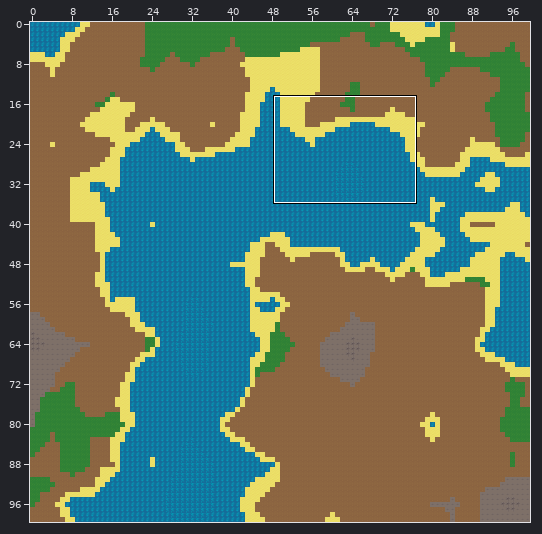
Tiled map -- Graphics/Tileset/map.tmx. The first picture is a wide view before the edit; the outline marks the close-up.
Close-up. Before:
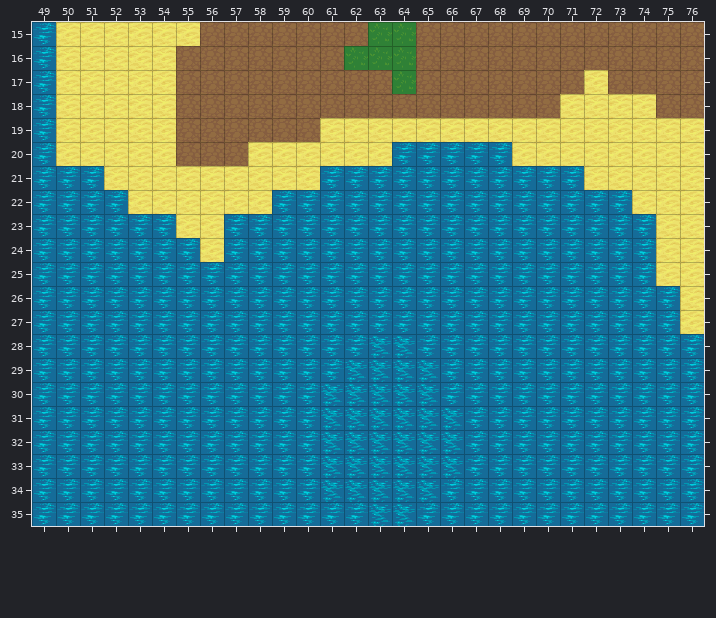
Cells are 32x32 px. Shown: x 49..76, y 15..35. The commit also changed other parts of the map, which this record leaves out.
After the commit:
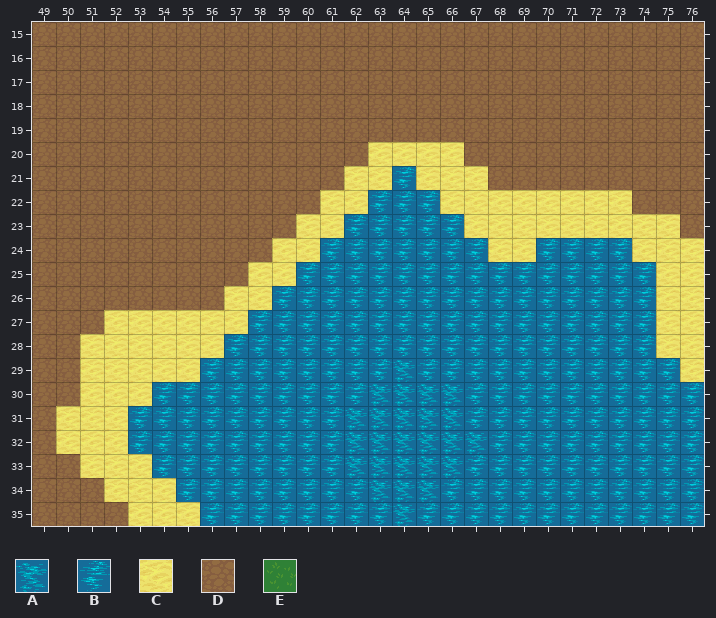
Key: from "map": A 0, B 1, C 2, D 3, E 4.
_ is an empty cell.
From old to new:
Layer "Tile Layer 1":
y 15: x 49..55 BCCCCCC -> DDDDDDD; x 63..64 EE -> DD
y 16: x 49..54 BCCCCC -> DDDDDD; x 62..64 EEE -> DDD
y 17: x 49..54 BCCCCC -> DDDDDD; x 64 E -> D; x 72 C -> D
y 18: x 49..54 BCCCCC -> DDDDDD; x 71..74 CCCC -> DDDD
y 19: x 49..54 BCCCCC -> DDDDDD; x 61..76 CCCCCCCCCCCCCCCC -> DDDDDDDDDDDDDDDD
y 20: x 49..54 BCCCCC -> DDDDDD; x 58..62 CCCCC -> DDDDD; x 64..76 BBBBBCCCCCCCC -> CCCDDDDDDDDDD
y 21: x 49..63 BBBCCCCCCCCCBBB -> DDDDDDDDDDDDDCC; x 65..76 BBBBBBBCCCCC -> CCCDDDDDDDDD
y 22: x 49..62 BBBBCCCCCCBBBB -> DDDDDDDDDDDDCC; x 66..76 BBBBBBBBCCC -> CCCCCCCCDDD
y 23: x 49..61 BBBBBBCCBBBBB -> DDDDDDDDDDDCC; x 67..74 BBBBBBBB -> CCCCCCCC; x 76 C -> D
y 24: x 49..60 BBBBBBBCBBBB -> DDDDDDDDDDCC; x 68..69 BB -> CC; x 74 B -> C
y 25: x 49..59 BBBBBBBBBBB -> DDDDDDDDDCC
y 26: x 49..58 BBBBBBBBBB -> DDDDDDDDCC; x 75 B -> C
y 27: x 49..57 BBBBBBBBB -> DDDCCCCCC; x 75 B -> C
y 28: x 49..56 BBBBBBBB -> DDCCCCCC; x 63..64 AA -> BB; x 75..76 BB -> CC
y 29: x 49..55 BBBBBBB -> DDCCCCC; x 62..63 AA -> BB; x 65 A -> B; x 76 B -> C
y 30: x 49..53 BBBBB -> DDCCC; x 61..62 AA -> BB; x 66 B -> A
y 31: x 49..52 BBBB -> DCCC; x 61 A -> B
y 32: x 49..52 BBBB -> DCCC; x 61 A -> B; x 67 B -> A
y 33: x 49..53 BBBBB -> DDCCC; x 61 A -> B
y 34: x 49..54 BBBBBB -> DDDCCC; x 61..62 AA -> BB
y 35: x 49..55 BBBBBBB -> DDDDCCC; x 63 A -> B
Where, in picture pixels (left, top, right, bottom), the same in both close-ups:
changed: (32, 22, 704, 526)
